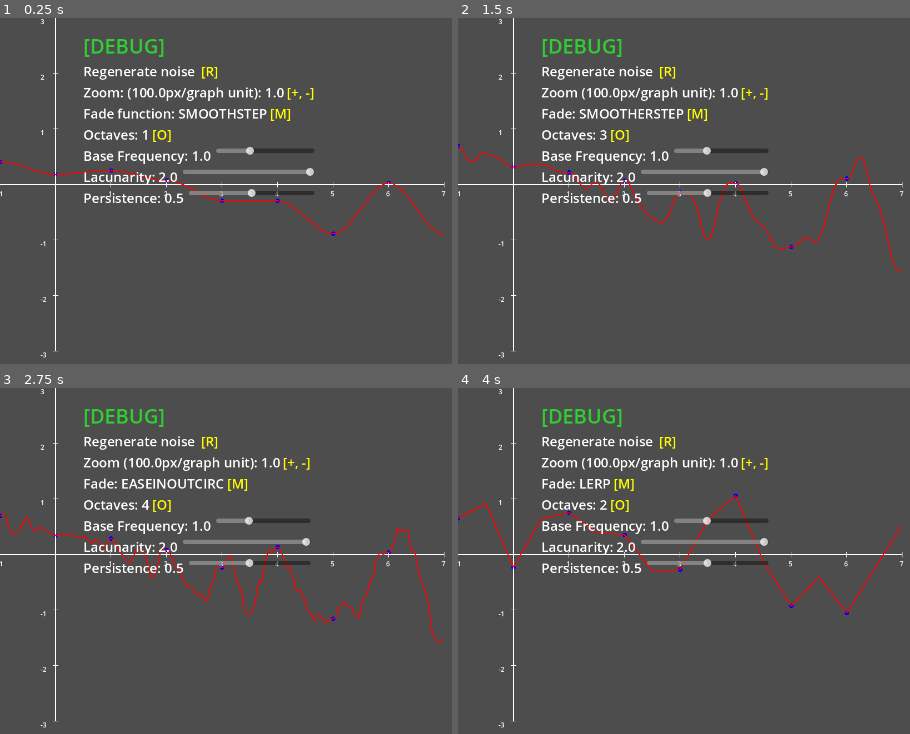
Above: before the commit, frames 1-4 (two rows, left to right).
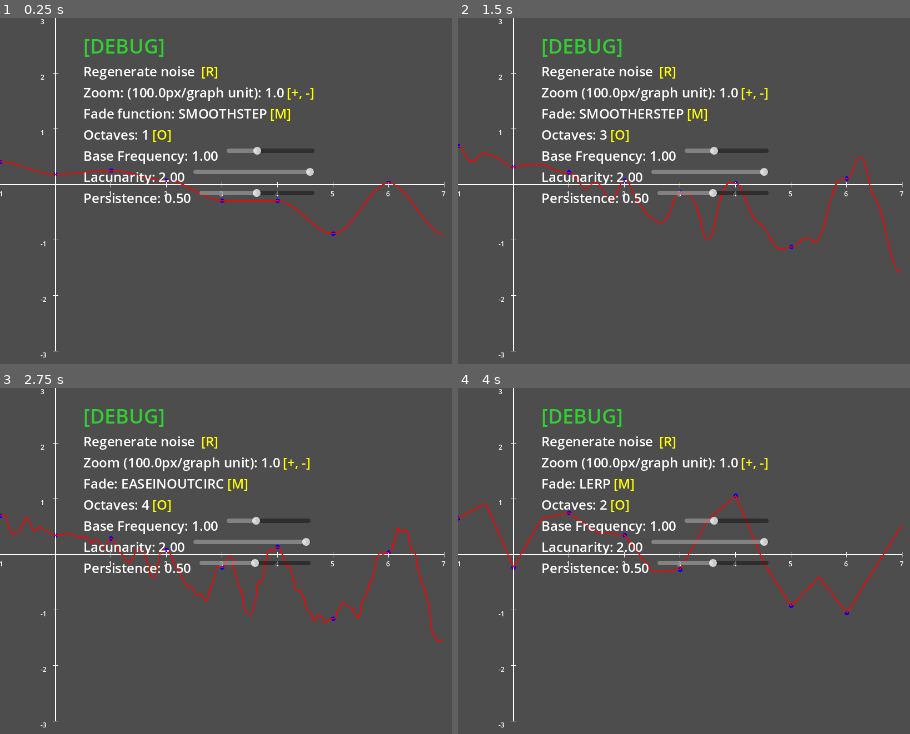
Above: after the commit, the same moments.

Repository: gavyn-ezell/fractal-noise-visualizers
Game: Godot game, scene res://1DPerlinVisualizer.tscn
Same seed, same stepped clock (60 frames per second), same inputs: the game is played once before the commit and once after it. The project has no main scene, so this scene is started directly.
Inputs:
- Up to frame 1 (0.25 s): no input
- Up to frame 2 (1.5 s): tap Enter at 0.5 s; tap M at 0.6 s; tap O at 0.8, 1.35 s; tap Space at 1.25 s
- Up to frame 3 (2.75 s): tap M at 1.55, 2.1 s; tap Enter at 2 s; tap O at 2.3 s
- Up to frame 4 (4 s): tap Space at 2.75 s; tap O at 2.85, 3.8 s; tap M at 3.05 s; tap Enter at 3.5 s; tap R at 3.6 s

The runs differ from the first frame. In frame 1, 0.3% of the frame differs, in the area x 39-58%, y 37-54%; in frame 2, 0.3%; in frame 3, 0.3%; in frame 4, 0.3%.

Commit message:
use consistent decimal places on values to prevent visual flashing

Diff:
--- a/1DPerlinVisualizer.gd
+++ b/1DPerlinVisualizer.gd
@@ -195,7 +195,7 @@
 
 func create_slider_row(label_text: String, min_val: float, max_val: float, step: float, default_val: float, font_size: int = DEBUG_ITEM_FONT_SIZE) -> HBoxContainer:
 	var container = HBoxContainer.new()
-	container.add_theme_constant_override("separation", 10)
+	container.add_theme_constant_override("separation", 15)
 
 	var label = Label.new()
 	label.text = label_text
@@ -282,7 +282,7 @@
 	octaves_controls = octaves_row.get_child(1)
 
 	# base frequency slider row
-	var base_frequency_container = create_slider_row("Base Frequency: " + str(perlin_noise.base_frequency), 0.5, 2.0, 0.1, perlin_noise.base_frequency)
+	var base_frequency_container = create_slider_row("Base Frequency: %.2f" % perlin_noise.base_frequency, 0.5, 2.0, 0.1, perlin_noise.base_frequency)
 	debug_ui_container.add_child(base_frequency_container)
 	base_frequency_label = base_frequency_container.get_child(0)
 	base_frequency_slider = base_frequency_container.get_child(1)
@@ -290,13 +290,13 @@
 
 
 	# Lacunarity slider row
-	var lacunarity_container = create_slider_row("Lacunarity: " + str(perlin_noise.lacunarity), 0.5, 2.0, 0.1, perlin_noise.lacunarity)
+	var lacunarity_container = create_slider_row("Lacunarity: %.2f" % perlin_noise.lacunarity, 0.5, 2.0, 0.1, perlin_noise.lacunarity)
 	debug_ui_container.add_child(lacunarity_container)
 	lacunarity_label = lacunarity_container.get_child(0)
 	lacunarity_slider = lacunarity_container.get_child(1)
 
 	# Persistence slider row
-	var persistence_container = create_slider_row("Persistence: " + str(perlin_noise.persistence), 0.0, 1.0, 0.05, perlin_noise.persistence)
+	var persistence_container = create_slider_row("Persistence: %.2f" % perlin_noise.persistence, 0.0, 1.0, 0.05, perlin_noise.persistence)
 	debug_ui_container.add_child(persistence_container)
 	persistence_label = persistence_container.get_child(0)
 	persistence_slider = persistence_container.get_child(1)
@@ -344,17 +344,17 @@
 
 func _on_base_frequency_changed(value: float):
 	perlin_noise.base_frequency = value
-	base_frequency_label.text = "Base Frequency: " + str(value)
+	base_frequency_label.text = "Base Frequency: %.2f" % value
 	queue_redraw()
 
 func _on_lacunarity_changed(value: float):
 	perlin_noise.lacunarity = value
-	lacunarity_label.text = "Lacunarity: " + str(value)
+	lacunarity_label.text = "Lacunarity: %.2f" % value
 	queue_redraw()
 
 func _on_persistence_changed(value: float):
 	perlin_noise.persistence = value
-	persistence_label.text = "Persistence: " + str(value)
+	persistence_label.text = "Persistence: %.2f" % value
 	queue_redraw()
 
 func update_debug_ui():
@@ -368,11 +368,11 @@
 		octaves_label.text = "Octaves: " + str(perlin_noise.octaves)
 
 	if lacunarity_label and lacunarity_slider:
-		lacunarity_label.text = "Lacunarity: " + str(perlin_noise.lacunarity)
+		lacunarity_label.text = "Lacunarity: %.2f" % perlin_noise.lacunarity
 		lacunarity_slider.value = perlin_noise.lacunarity
 
 	if persistence_label and persistence_slider:
-		persistence_label.text = "Persistence: " + str(perlin_noise.persistence)
+		persistence_label.text = "Persistence: %.2f" % perlin_noise.persistence
 		persistence_slider.value = perlin_noise.persistence
 
 func _draw():
Not shown, added: export_presets.cfg
